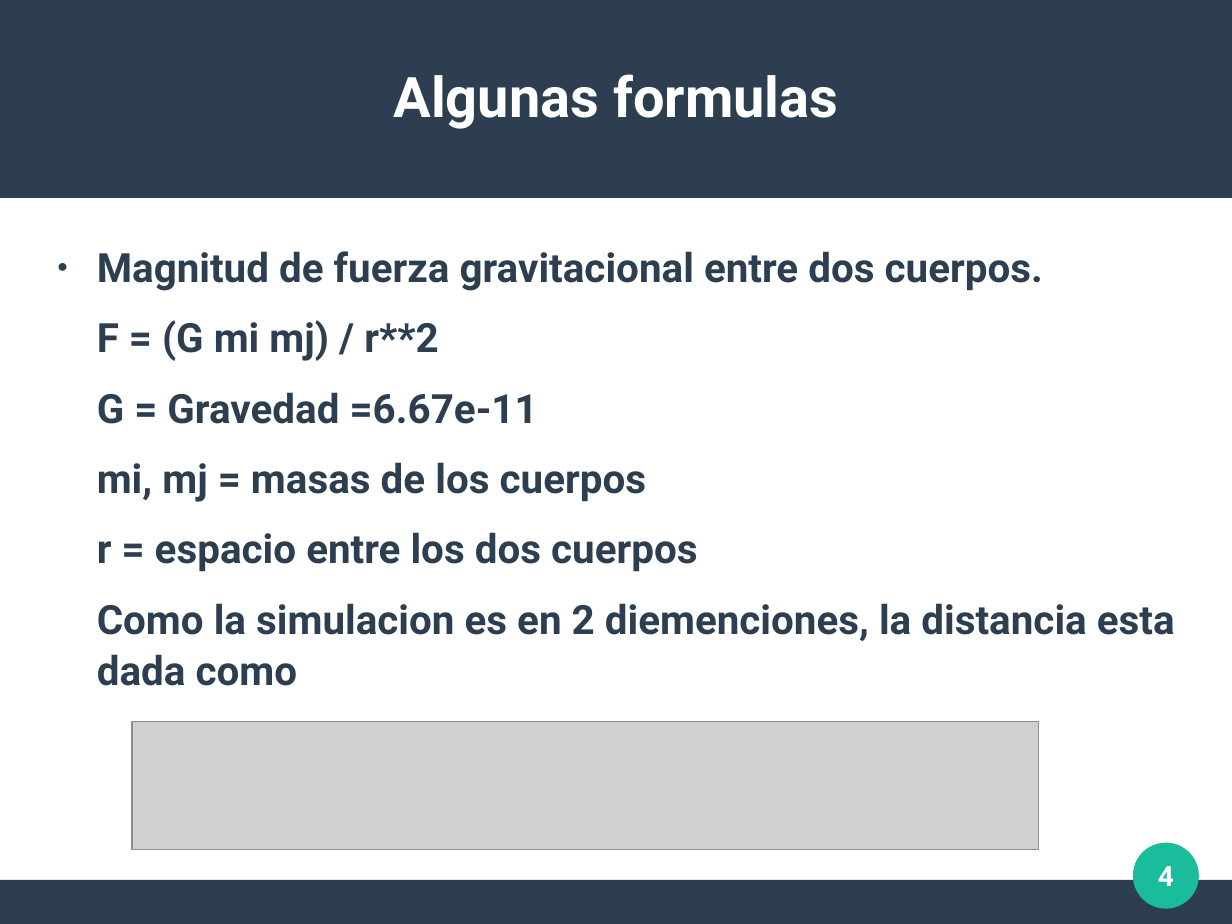
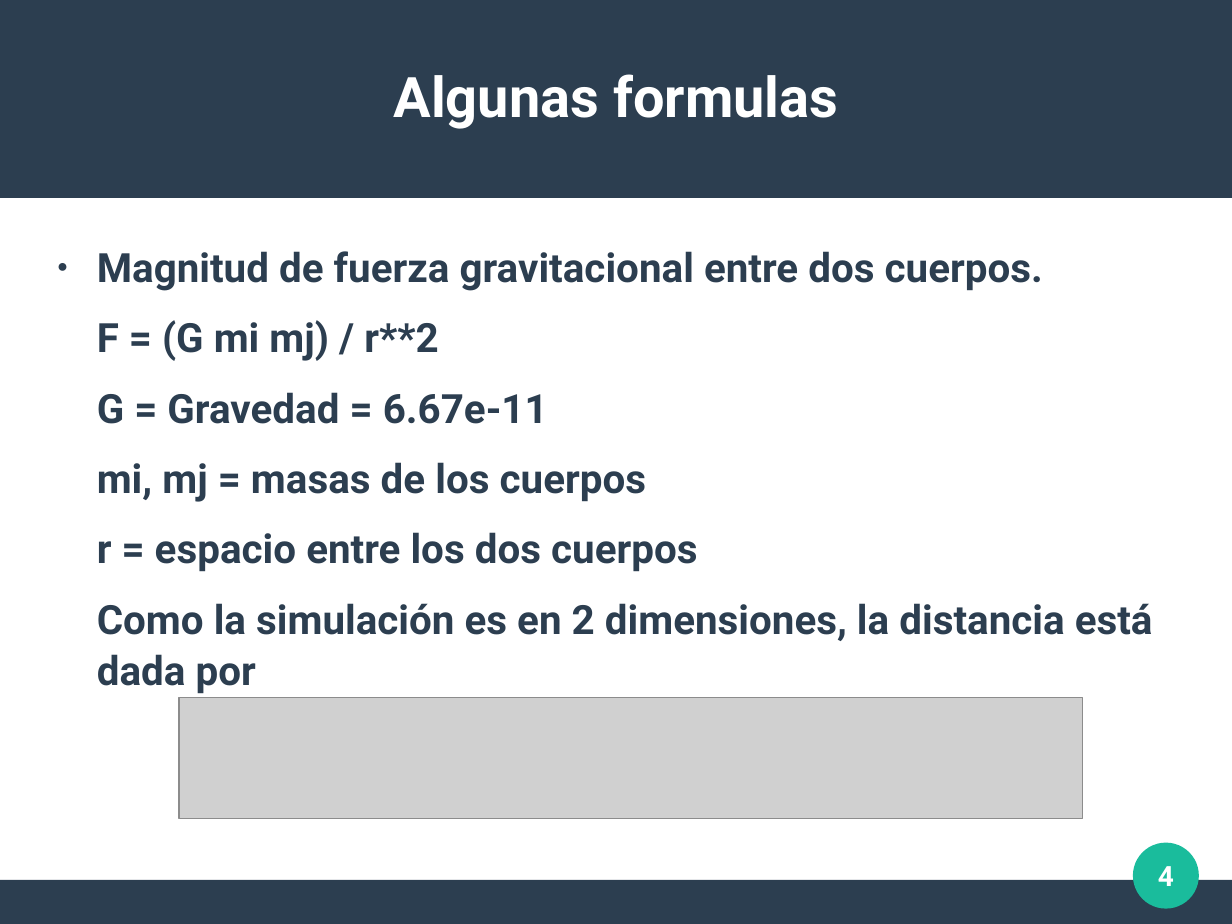
Before and after one commit to javier-a-agustin/tp-final-Introduccion-a-la-Concurrencia-2020, a slide deck: slide 4 of presentacion.odp. Drawn at 1232x924 pixels with LibreOffice and Linux fonts; fonts in the diff are those of the drawing; grey boxes stand for pictures; background and template pictures are left out. Boxes give left, top, right and bottom in pixels: in the first picture for what was removed or moved away, otherwise in the second. Text is boxed around its words. In the diff, an @@ line names an element or a change of style, - is before the commit and + after.

```diff
--- a/presentacion.odp
+++ b/presentacion.odp
@@ text at box(97, 392, 548, 424): spaces changed @@
-G = Gravedad =6.67e-11
+G = Gravedad = 6.67e-11
@@ text at box(97, 603, 1153, 694): text changed @@
-Como la simulacion es en 2 diemenciones, la distancia esta dada como
+Como la simulación es en 2 dimensiones, la distancia está dada por
@@ picture: place and size @@
-picture at box(132, 722, 1039, 851)
+picture at box(179, 698, 1082, 818)
```
Also in this commit, not shown: 2 other slides changed.
